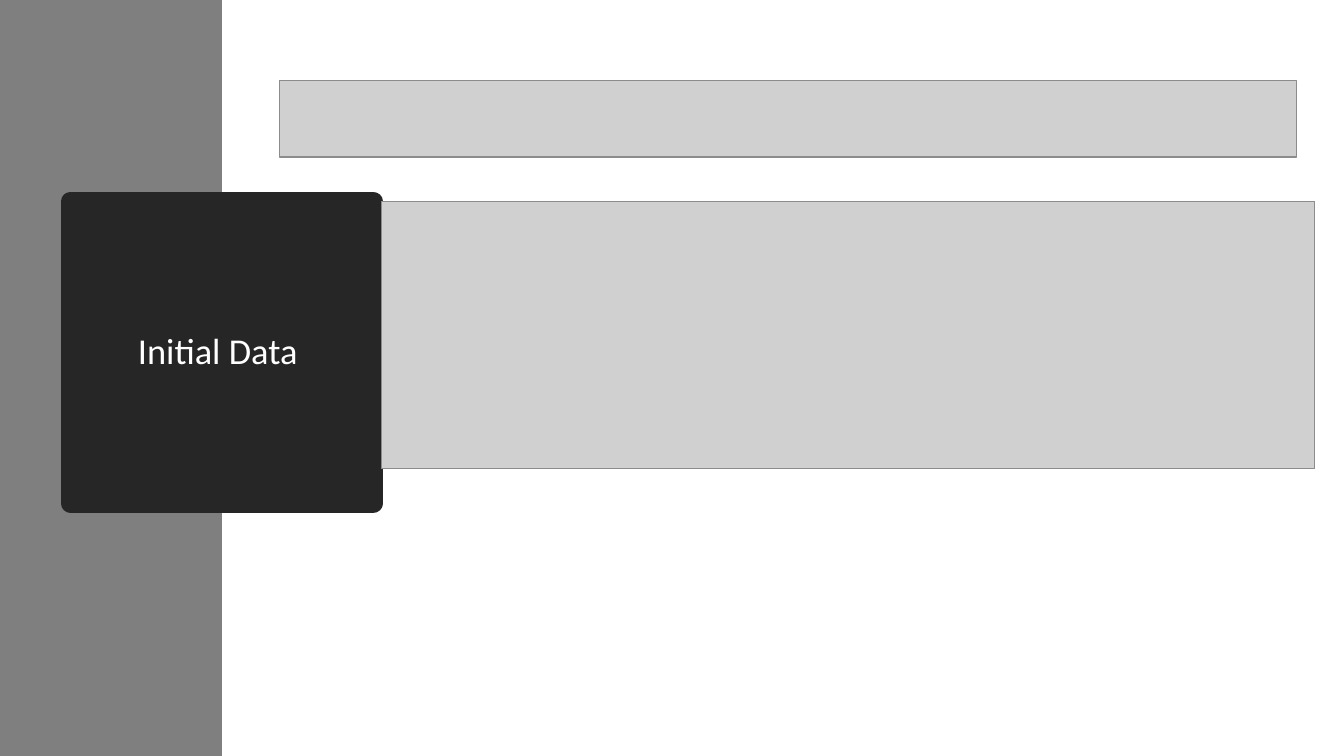
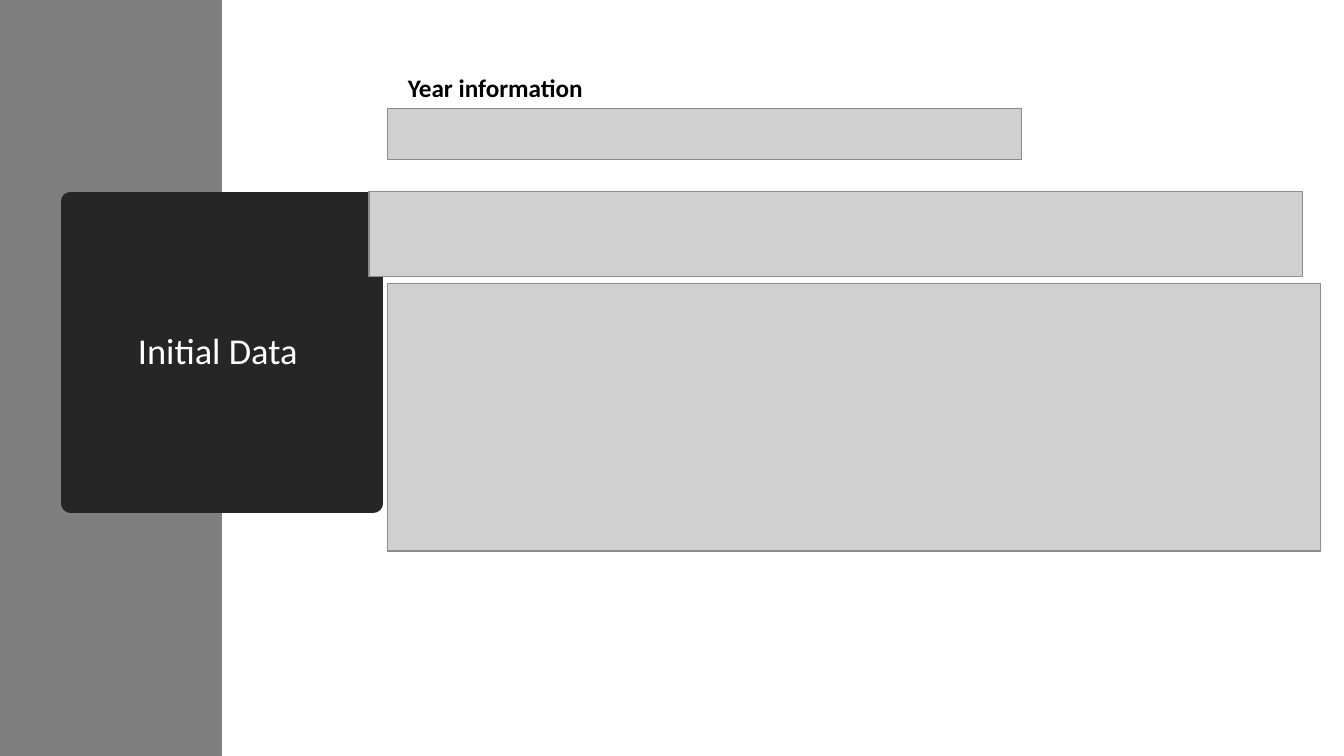
Before and after one commit to prasoons/ProjectDW, a slide deck: slide 7 of Project Presentation - Prasoon Sharma.pptx (slide 6 before the commit). Drawn at 1344x756 pixels with LibreOffice and Linux fonts; fonts in the diff are those of the drawing; grey boxes stand for pictures. Boxes give left, top, right and bottom in pixels: in the first picture for what was removed or moved away, otherwise in the second. Text is boxed around its words. In the diff, an @@ line names an element or a change of style, - is before the commit and + after.

```diff
--- a/Project Presentation - Prasoon Sharma.pptx
+++ b/Project Presentation - Prasoon Sharma.pptx
@@ text added at box(408, 79, 583, 98), 18 pt, text #000000, bold @@
+Year information
@@ picture added at box(387, 108, 1021, 159) @@
@@ picture: place and size @@
-picture at box(280, 81, 1298, 157)
+picture at box(369, 192, 1303, 276)
@@ picture: place and size @@
-picture at box(381, 202, 1315, 470)
+picture at box(387, 283, 1321, 552)
```
Also in this commit, not shown: 2 slides added.
